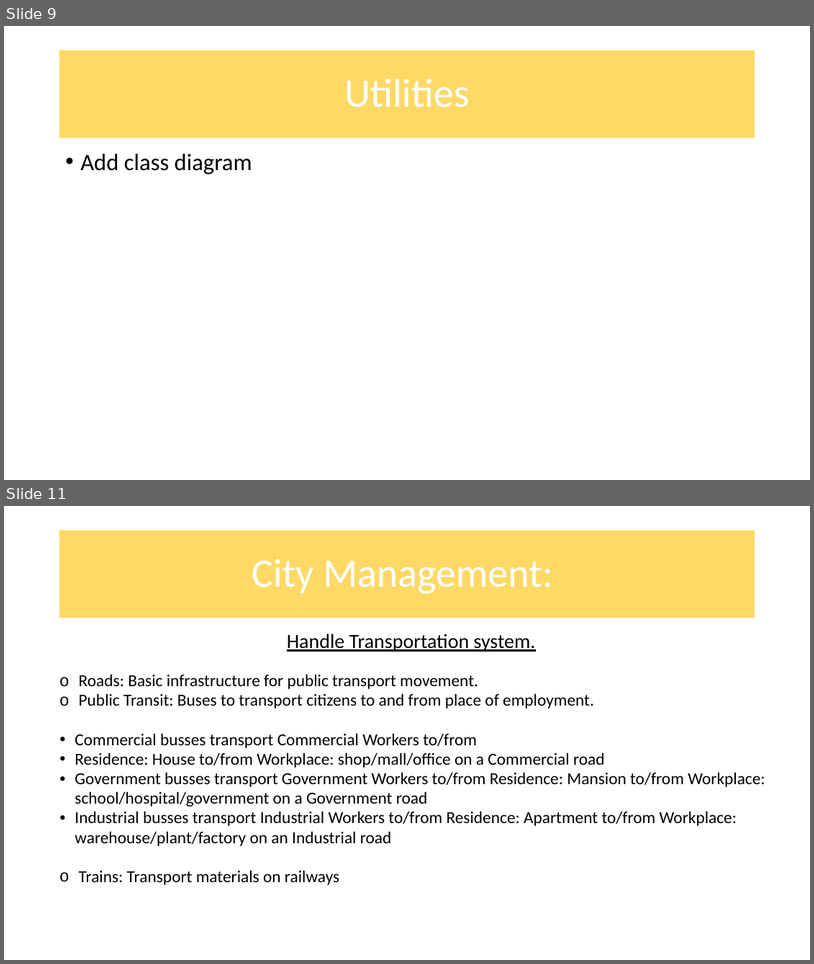
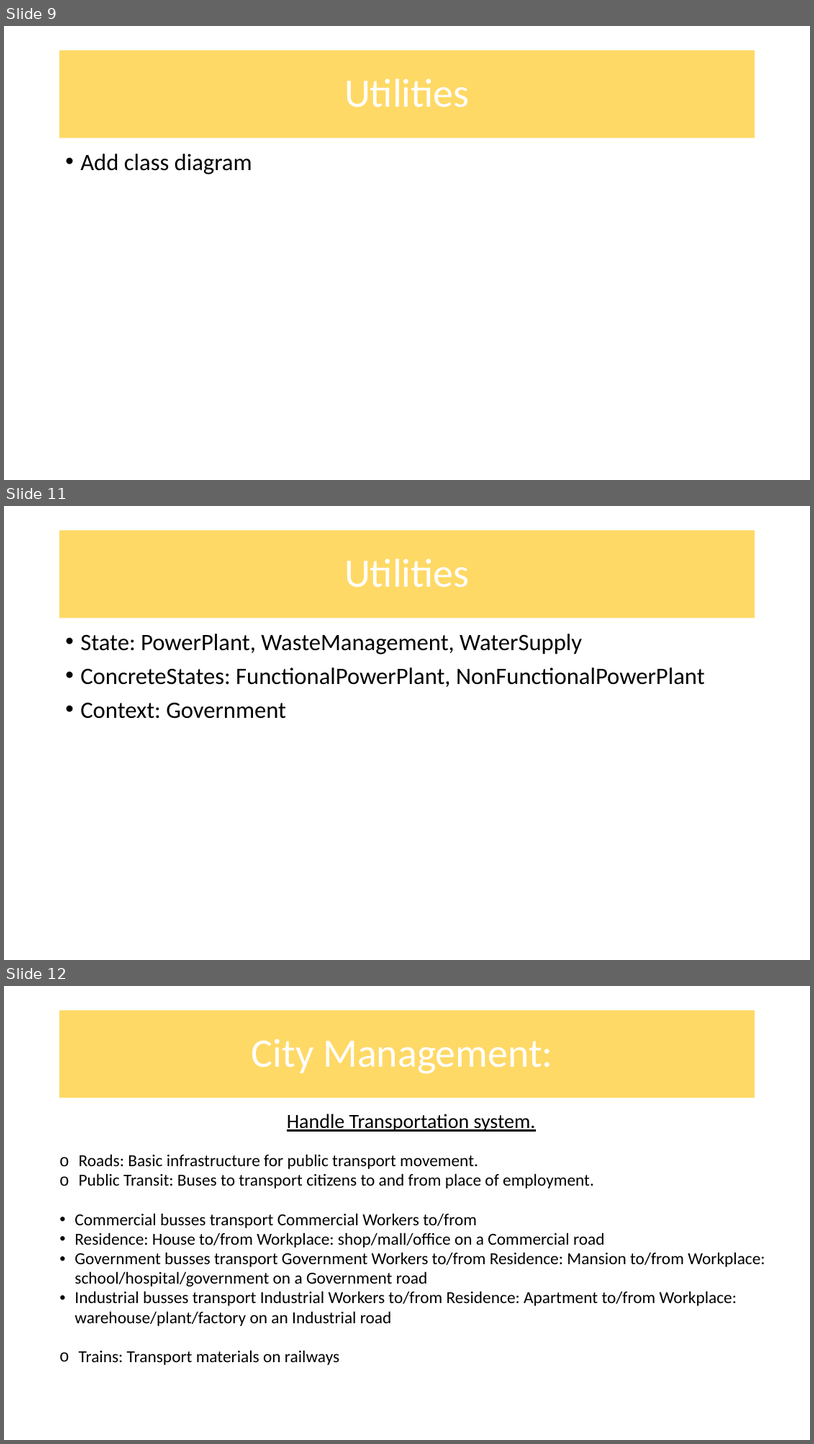
Before and after one commit to COS214-Project-2024/Team-25, a slide deck: Powerpoint/COS 214 Project powerpoint_Taxes.pptx. Shown one above the other, each under a label of ours: slides 9 and 11 before the commit, slides 9, 11 and 12 after it; the slides between them are not shown. The pictures are 814x964 and 814x1444 pixels, drawn with LibreOffice and Linux fonts; fonts in the diff are those of the drawing; background and template pictures are left out. Boxes give left, top, right and bottom in pixels: in the first picture for what was removed or moved away, otherwise in the second. Text is boxed around its words. In the diff, an @@ line names an element or a change of style, - is before the commit and + after.

```diff
--- a/Powerpoint/COS 214 Project powerpoint_Taxes.pptx
+++ b/Powerpoint/COS 214 Project powerpoint_Taxes.pptx
@@ slide 11 added at (4,506,810,960), background #FFFFFF @@
@@ title added at (59,530,756,618), fill #FFD966, 48 pt, text #FFFFFF @@
+Utilities
@@ text added at (80,633,705,718), 28 pt, text #000000 @@
+• State: PowerPlant, WasteManagement, WaterSupply
+• ConcreteStates: FunctionalPowerPlant, NonFunctionalPowerPlant
+• Context: Government
@@ what was slide 11 is now slide 12 @@
```
Also in this commit, not shown: 1 slide changed, 3 other slides added, 2 slides removed.
